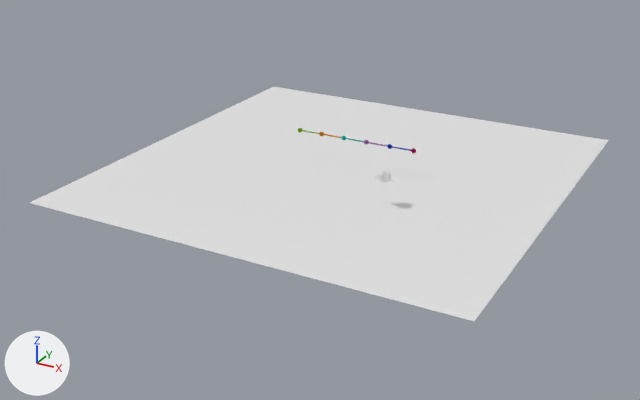
One commit to the Blender file IK/arm.blend: the scene before it, then after it.
Camera for both pictures: a camera (50 mm lens) standing at (172.0, -296.0, 119.0) and looking at (16.0, -12.0, -23.0). Arrows for +X, +Y and +Z are at lower left; the lights stay in place.

The scene before the commit, as lines of its bpy script (objects in view):
```python
me_plane = bpy.data.meshes.new('Plane')
me_plane.from_pydata([(1.0, -1.0, 0.0), (-1.0, -1.0, 0.0), (1.0, 1.0, 0.0), (-1.0, 1.0, 0.0)], [], [(2, 3, 1, 0)])
ob_plane = bpy.data.objects.new('Plane', me_plane)
ob_plane.location = (20.5, -0.4, -12.9)
ob_plane.scale = (-85.6, -85.6, -85.6)
```
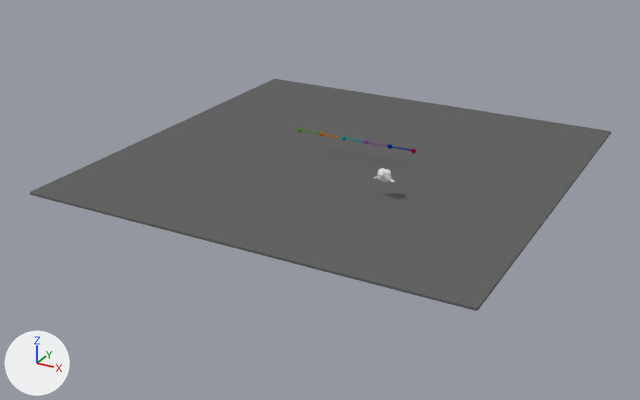
Boxes (x1, y1, x2, y2) around the edits, measured in the pictures (640 x 400 px):
```json
{"object": "Plane", "change": "reshaped, moved, modifiers changed", "before": [30, 87, 609, 321], "after": [30, 79, 611, 311]}
{"part": 1, "of": "me_plane", "change": "added", "after": [30, 79, 611, 311]}
```

The change, as JSON lines over the scene's bpy script:
```json
{"op": "add", "block": "mat_material_007", "code": ["mat_material_007 = diffuse_material('Material.007')", "mat_material_007.base_color = (0.133, 0.133, 0.133)  # dark grey #666666"]}
{"block": "me_plane", "where": "# used by ob_plane; location = (20.5, -0.4, -12.9); scale = (-85.6, -85.6, -85.6)"}
{"op": "remove", "block": "me_plane", "code": "me_plane.from_pydata(...)  # 4 vertices, 1 face; spans x -1.0..1.0, y -1.0..1.0, z 0.0"}
{"op": "add", "block": "me_plane", "code": "me_plane.from_pydata(...)  # 16641 vertices, 16384 faces; spans x -1.0..1.0, y -1.0..1.0, z 0.0"}
{"block": "me_plane", "change": "me_plane part 1: 16637 vertices added at x -1.0..1.0, y -1.0..1.0, z 0.0"}
{"op": "add", "block": "me_plane", "code": "me_plane.materials.append(mat_material_007)  # dark grey #666666"}
{"op": "set", "path": "ob_plane.location", "old": "(20.5, -0.4, -12.9)", "new": "(21.1, -0.2, -9.6)"}
{"op": "add", "block": "ob_plane", "code": "_m = ob_plane.modifiers.new('Subsurf', 'SUBSURF')"}
{"op": "add", "block": "ob_plane", "code": "_m = ob_plane.modifiers.new('Solidify', 'SOLIDIFY')"}
{"op": "add", "block": "ob_plane", "code": "_m.nonmanifold_thickness_mode = 'FIXED'"}
{"op": "add", "block": "ob_plane", "code": "_m.nonmanifold_merge_threshold = 0.0003"}
```
